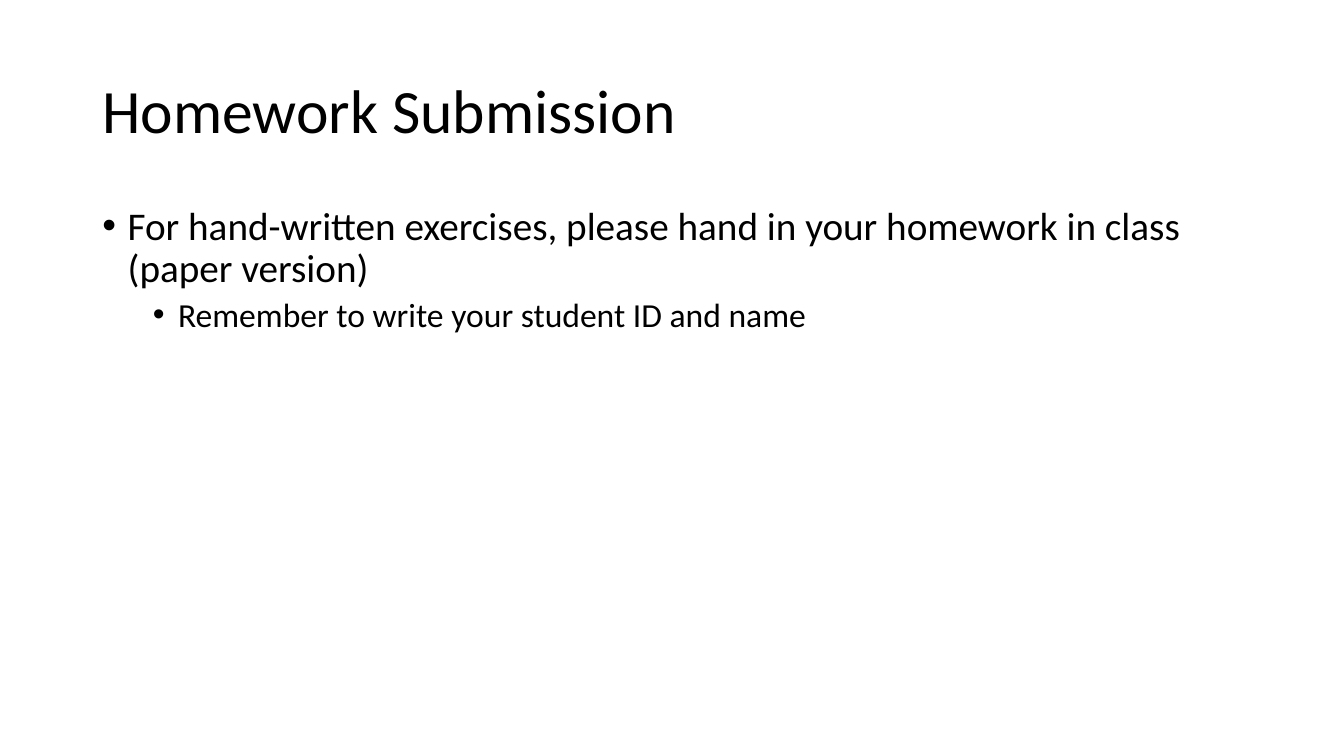
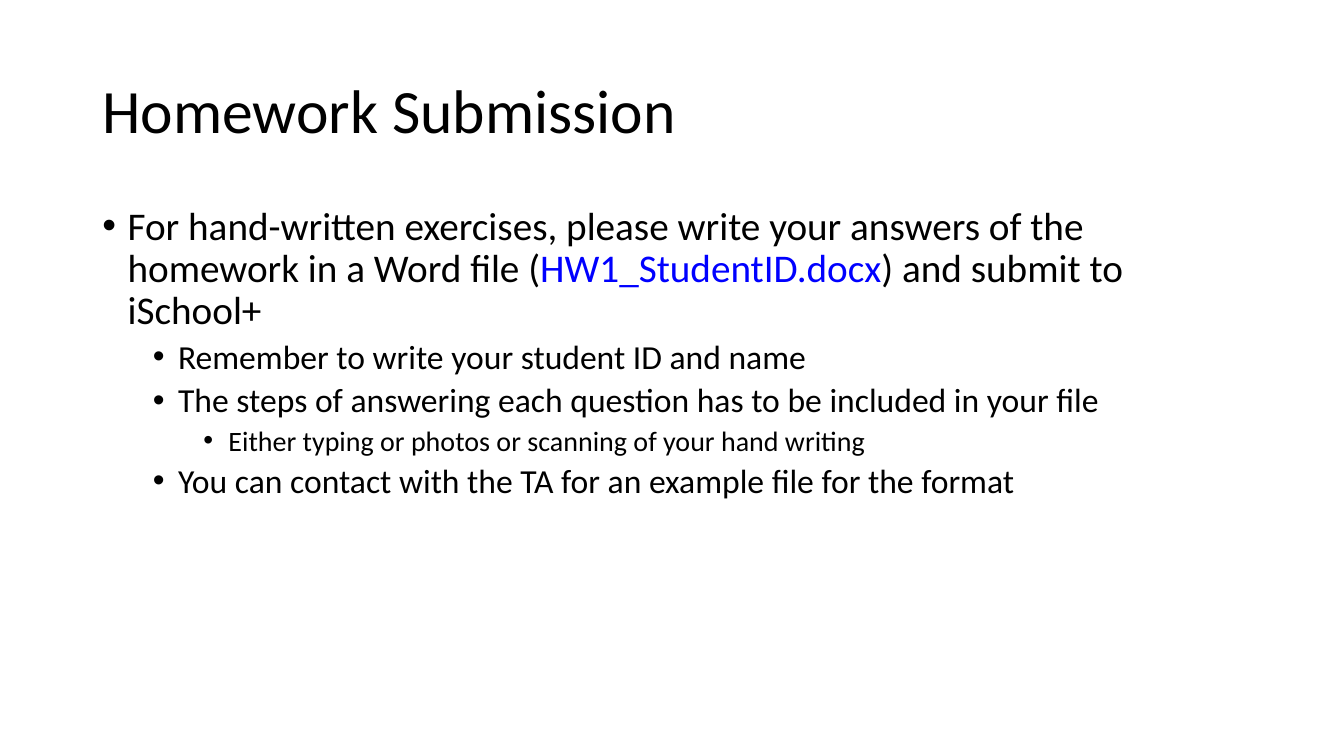
Before and after one commit to chriswjh/chriswjh.github.io, a slide deck: slide 8 of BDA_IFM/HW1.pptx. Drawn at 1344x756 pixels with LibreOffice and Linux fonts; fonts in the diff are those of the drawing. Boxes give left, top, right and bottom in pixels: in the first picture for what was removed or moved away, otherwise in the second. Text is boxed around its words. In the diff, an @@ line names an element or a change of style, - is before the commit and + after.

```diff
--- a/BDA_IFM/HW1.pptx
+++ b/BDA_IFM/HW1.pptx
@@ text at (x1=128, y1=212, x2=1123, y2=325): text changed @@
-• For hand-written exercises, please hand in your homework in class (paper version)
+• For hand-written exercises, please write your answers of the homework in a Word file (HW1_StudentID.docx) and submit to iSchool+
@@ text at (x1=178, y1=388, x2=1098, y2=499): paragraphs added @@
+  • The steps of answering each question has to be included in your file
+    • Either typing or photos or scanning of your hand writing
+  • You can contact with the TA for an example file for the format
```
Also in this commit, not shown: 4 other slides changed, 4 other files.
